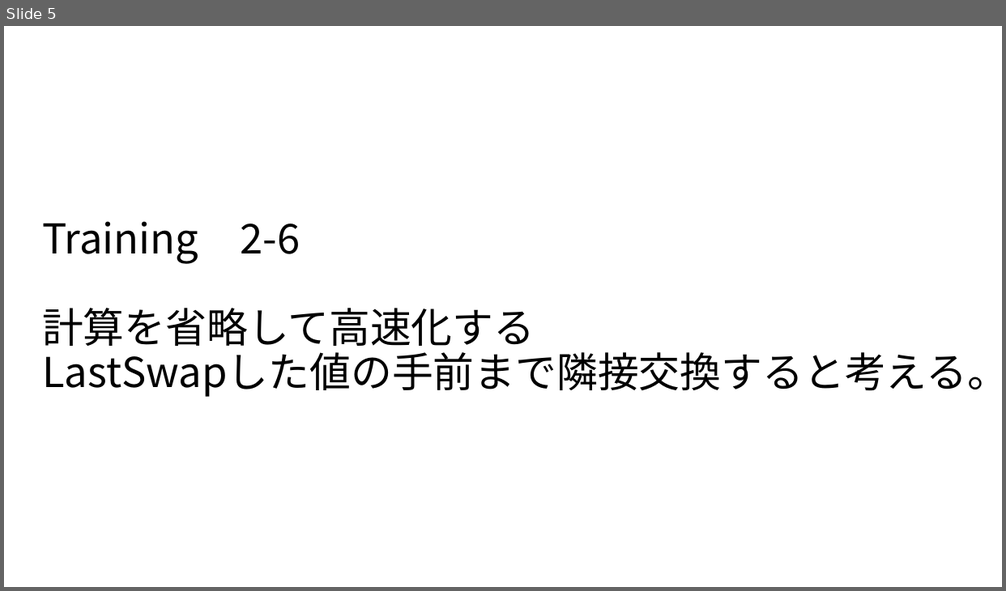
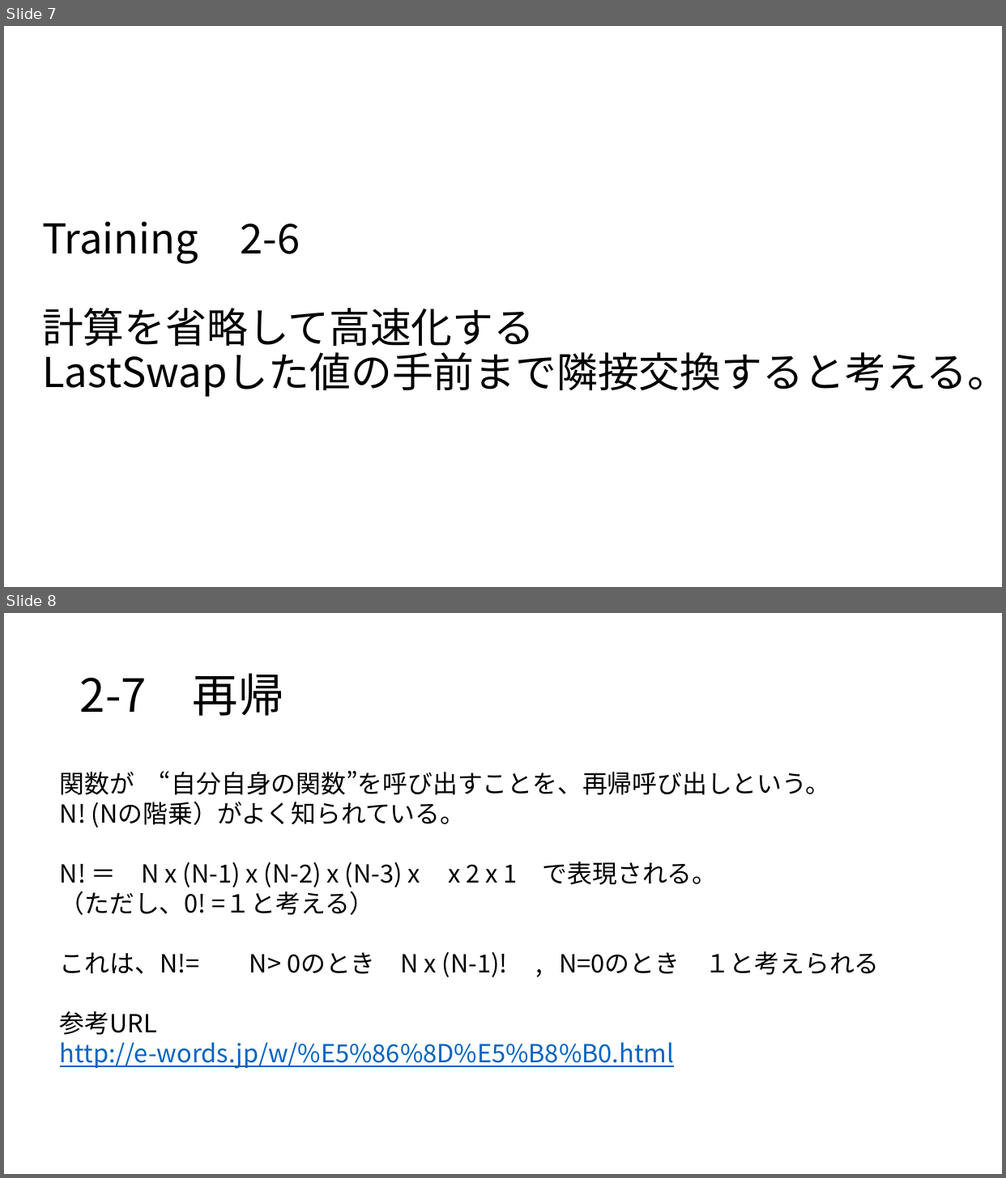
Before and after one commit to masakage/algorithm, a slide deck: docs/第12回挿入法による整列・再起処理.pptx. Shown one above the other, each under a label of ours: slide 5 before the commit, slides 7 and 8 after it. The pictures are 1006x591 and 1006x1178 pixels, drawn with LibreOffice and Linux fonts; fonts in the diff are those of the drawing. Boxes give left, top, right and bottom in pixels: in the first picture for what was removed or moved away, otherwise in the second. Text is boxed around its words. In the diff, an @@ line names an element or a change of style, - is before the commit and + after.

```diff
--- a/docs/第12回挿入法による整列・再起処理.pptx
+++ b/docs/第12回挿入法による整列・再起処理.pptx
@@ slide 8 added at (4,613,1002,1174), background #FFFFFF @@
@@ title added at (80,673,284,716), 44 pt, text #000000 @@
+2-7 再帰
@@ text added at (60,771,880,1069), 24 pt, text #000000 @@
+関数が “自分自身の関数”を呼び出すことを、再帰呼び出しという。
+N! (Nの階乗）がよく知られている。
+N! ＝ N x (N-1) x (N-2) x (N-3) x x 2 x 1 で表現される。
+（ただし、0! =１と考える）
+これは、N!= N> 0のとき N x (N-1)! , N=0のとき １と考えられる
+参考URL
+http://e-words.jp/w/%E5%86%8D%E5%B8%B0.html
@@ what was slide 5 is now slide 7 @@
```
Also in this commit, not shown: 1 slide changed, 3 other slides added.
